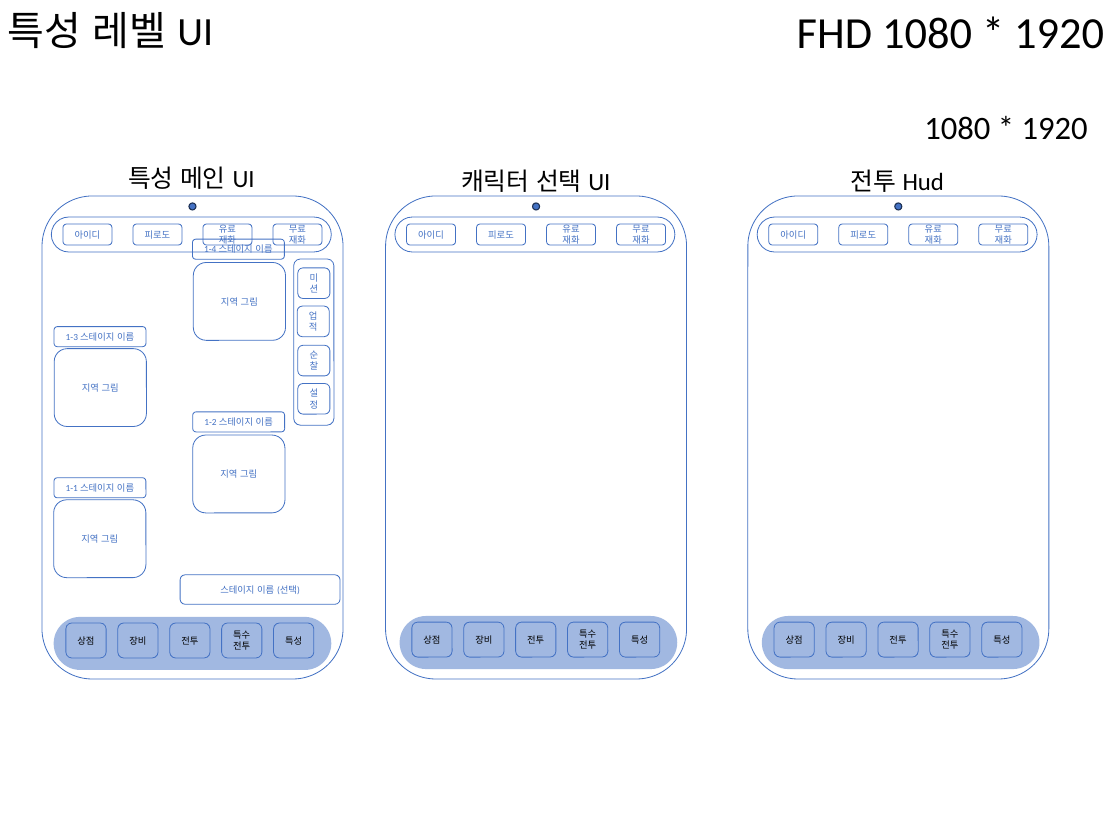
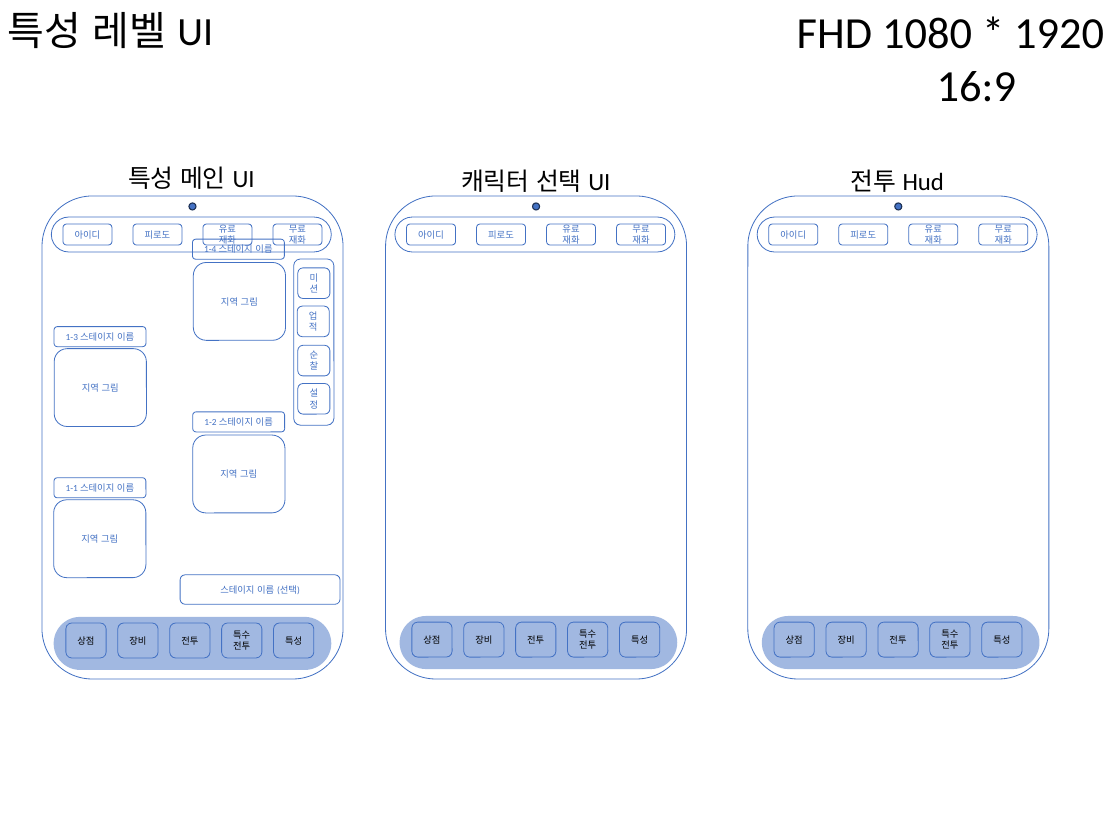
Before and after one commit to sms3072/wepatens, a slide deck: slide 7 of contents/동물서바이벌/동물서바이벌 ui 레이아웃.pptx (slide 5 before the commit). Drawn at 1120x840 pixels with LibreOffice and Linux fonts; fonts in the diff are those of the drawing. Boxes give left, top, right and bottom in pixels: in the first picture for what was removed or moved away, otherwise in the second. Text is boxed around its words. In the diff, an @@ line names an element or a change of style, - is before the commit and + after.

```diff
--- a/contents/동물서바이벌/동물서바이벌 ui 레이아웃.pptx
+++ b/contents/동물서바이벌/동물서바이벌 ui 레이아웃.pptx
@@ text at (937,71,1016,102): paragraph added @@
+16:9
@@ text removed at (924,116,1088,140) @@
-1080 * 1920
```
Also in this commit, not shown: 4 other slides changed, 3 slides added, 6 other files.
